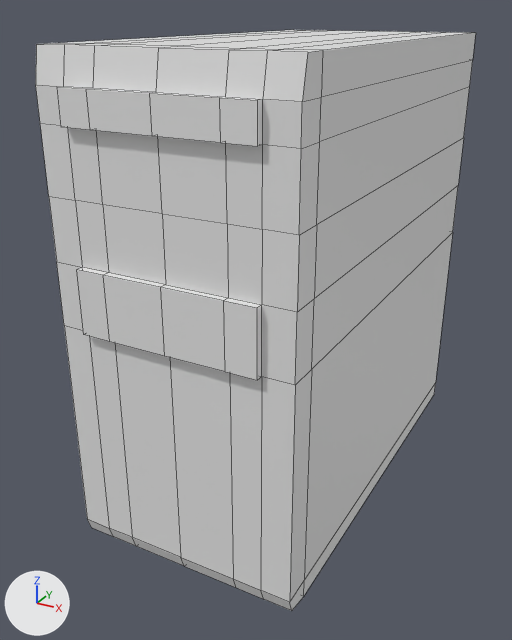
The FBX model Assets/Models/PC.fbx, before and after one commit.
One viewpoint serves both versions: a 50 mm lens placed at (2.31, -2.06, 2.6), pointed at (1.24, -0.12, 1.63). Every picture has the same lights, and +X, +Y and +Z are marked at lower left. Mesh edges are drawn as thin lines.

The scene before the commit, as lines of its bpy script (objects in view):
```python
me_cube_003 = bpy.data.meshes.new('Cube.003')
me_cube_003.from_pydata(...)  # 158 vertices, 156 faces; spans x -0.545..0.914, y -0.894..0.586, z -0.362..0.362
ob_pc = bpy.data.objects.new('Pc', me_cube_003)
ob_pc.location = (1.318, -0.195, 1.934)
ob_pc.rotation_euler = (1.571, 0.0, 1.571)  # degrees (90, 0, 90)
```
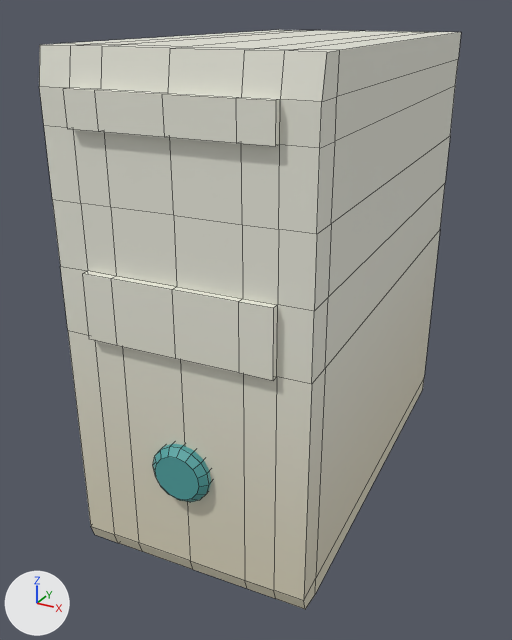
Location of each change, (x1, y1, x2, y2) in pixels of the pictures (512 x 640 px):
'Pc', reshaped, turned: before (36, 30, 476, 611); after (39, 30, 461, 609)
part 1 of me_cube_003, added (cyan): after (153, 444, 211, 502)
part 2 of me_cube_003, recoloured: before (36, 30, 476, 611); after (39, 30, 461, 609)

The change in detail:
Picture 'ColorMap.png' (img_colormap_png) is new.
Material 'MaterialGlobal' (mat_materialglobal) is new.
Its texture is img_colormap_png.
me_cube_003 is used by ob_pc; location (1.318, -0.195, 1.934); rotation (1.571, 0.0, 1.571), in degrees (90, 0, 90).
me_cube_003 had 158 vertices, 156 faces and spanned x -0.545..0.914, y -0.894..0.586, z -0.362..0.362.
me_cube_003 now has 206 vertices, 190 faces and spans x -0.559..0.914, y -0.894..0.586, z -0.362..0.362.
me_cube_003 part 1: a new loose piece of 48 vertices spanning x -0.559..-0.511, y -0.606..-0.428, z -0.097..0.081, in mat_materialglobal (picture img_colormap_png).
me_cube_003 part 2: 156 faces spanning x -0.545..0.914, y -0.894..0.586, z -0.362..0.362 switch from no material to mat_materialglobal (picture img_colormap_png).
Object 'Pc' (ob_pc) turns from (90, 0, 90) to (90, 0, 94) degrees about x, y and z.
